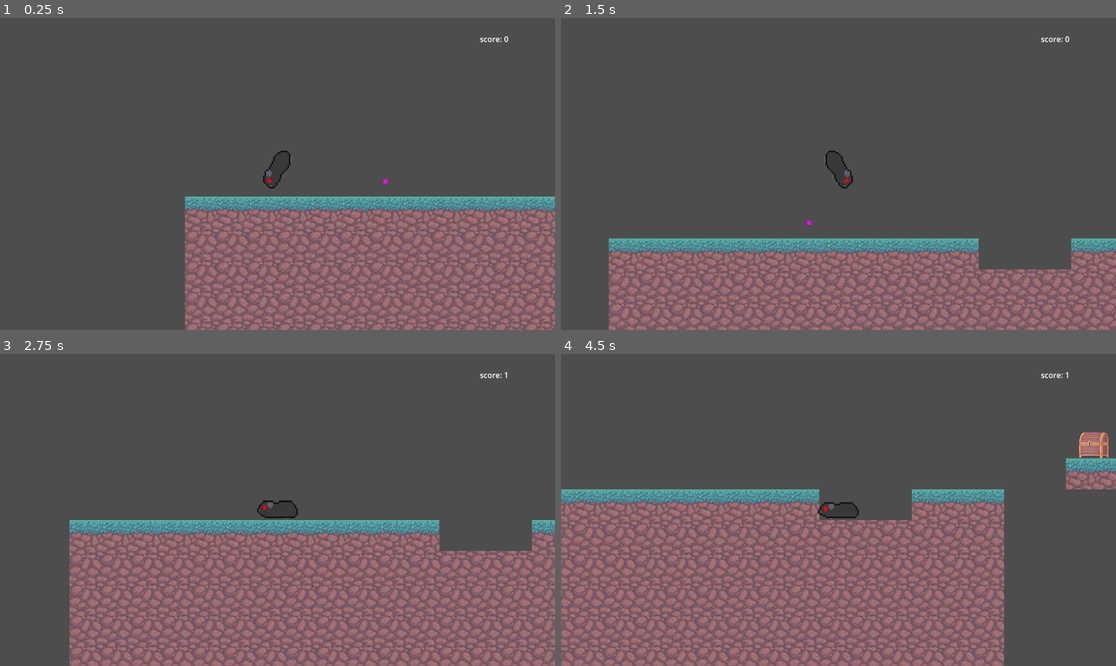
Above: before the commit, frames 1-4 (two rows, left to right).
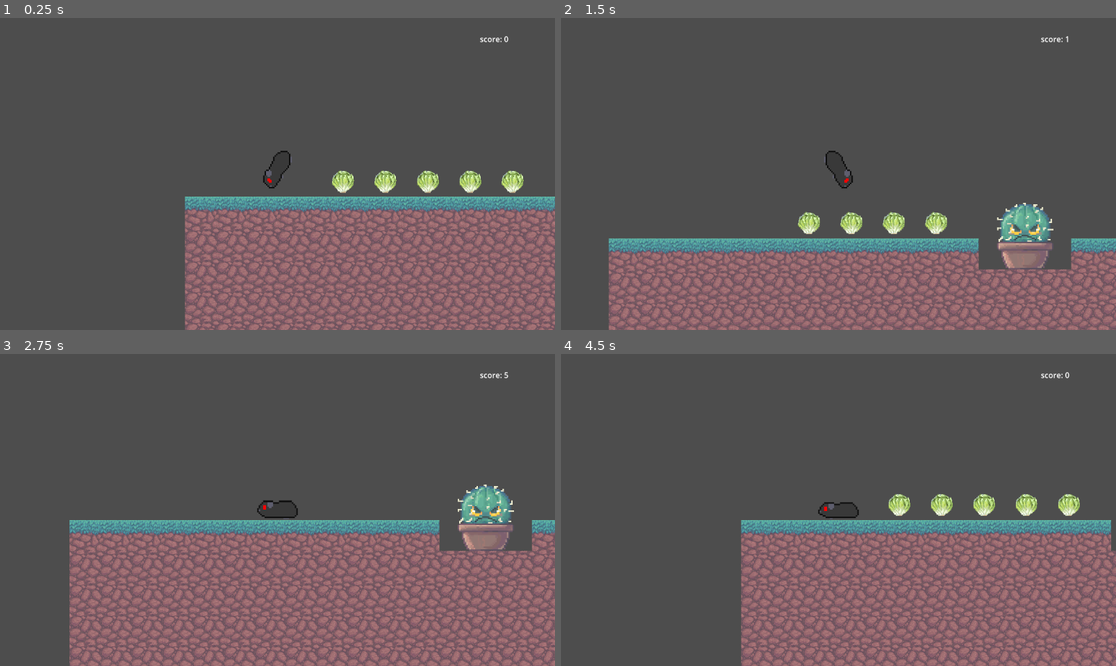
Above: after the commit, the same moments.

Repository: squidink7/RevengeOfThePeeg
Game: Godot game, scene res://scenes/game_world.tscn
Two runs of this game, one before a commit and one after it. Both use one fixed random seed, a clock stepped at 60 frames per second and the inputs below.
Inputs:
- Up to frame 1 (0.25 s): no input
- Up to frame 2 (1.5 s): hold D (move_right) from 0.53 s (still down); tap Space (jump) at 0.77 s
- Up to frame 3 (2.75 s): tap Space (jump) at 1.52 s; release D (move_right) at 2.03 s; hold A (move_left) from 2.03 s (still down)
- Up to frame 4 (4.5 s): release A (move_left) at 2.78 s; hold D (move_right) 2.78-4.28 s; tap Space (jump) at 3.02, 3.77 s; hold A (move_left) from 4.28 s (still down)

The runs differ from the first frame. In frame 1, 1.1% of the frame differs, in the area x 59-95%, y 48-57%; in frame 2, 2.5%; in frame 3, 1.7%; in frame 4, 43%, in the area x 0-100%, y 5-100%.

Commit message:
finish game

Diff:
--- a/prefabs/cabbages.tscn
+++ b/prefabs/cabbages.tscn
@@ -1,18 +1,17 @@
-[gd_scene load_steps=4 format=3 uid="uid://c7pnkkpc7lryc"]
+[gd_scene load_steps=4 format=3 uid="uid://b6ok804a2gsp0"]
 
 [ext_resource type="Script" path="res://scripts/Cabbages.gd" id="1_ouw7t"]
-
-[sub_resource type="PlaceholderTexture2D" id="PlaceholderTexture2D_b01yd"]
+[ext_resource type="Texture2D" uid="uid://3ppclmixv5e1" path="res://assets/lettuce.png" id="2_fw5ge"]
 
 [sub_resource type="CircleShape2D" id="CircleShape2D_t6ldi"]
+radius = 24.0
 
 [node name="Cabbages" type="Area2D"]
 script = ExtResource("1_ouw7t")
 
 [node name="Sprite2D" type="Sprite2D" parent="."]
-position = Vector2(2.38419e-07, 0)
-scale = Vector2(8.5, 9.5)
-texture = SubResource("PlaceholderTexture2D_b01yd")
+scale = Vector2(0.75, 0.75)
+texture = ExtResource("2_fw5ge")
 
 [node name="CollisionShape2D" type="CollisionShape2D" parent="."]
 shape = SubResource("CircleShape2D_t6ldi")
--- a/prefabs/goal.gd
+++ b/prefabs/goal.gd
@@ -1,10 +1,14 @@
 extends Area2D
+
+var opened = false
 
 func _ready():
 	$Sprite.play("default")
 
 func _on_body_entered(body: Node2D) -> void:
-	if body.name == "Player":
+	if body.name == "Player" and not opened:
+		opened = true
+
 		$Sprite.play("open")
 		%UI.win_state()
 		await get_tree().create_timer(0.5).timeout
--- a/scenes/game_world.tscn
+++ b/scenes/game_world.tscn
@@ -1,11 +1,12 @@
-[gd_scene load_steps=10 format=3 uid="uid://bcwpkhw4yug4b"]
+[gd_scene load_steps=11 format=3 uid="uid://bcwpkhw4yug4b"]
 
 [ext_resource type="Texture2D" uid="uid://c25avn5qa6fcg" path="res://assets/tile1.jpg" id="1_j6k4r"]
 [ext_resource type="Texture2D" uid="uid://dkcc44wswena6" path="res://assets/tile2.png" id="2_6dd51"]
 [ext_resource type="PackedScene" uid="uid://dwsrn8ltet4ot" path="res://prefabs/player.tscn" id="2_nhcqk"]
 [ext_resource type="PackedScene" uid="uid://caiox0bwofyup" path="res://prefabs/menu_ui.tscn" id="3_1gphe"]
-[ext_resource type="PackedScene" path="res://prefabs/cabbages.tscn" id="4_ou21w"]
+[ext_resource type="PackedScene" uid="uid://b6ok804a2gsp0" path="res://prefabs/cabbages.tscn" id="4_ou21w"]
 [ext_resource type="PackedScene" uid="uid://bloqx18bp51n8" path="res://prefabs/goal.tscn" id="6_gwarp"]
+[ext_resource type="PackedScene" path="res://prefabs/cactus.tscn" id="7_tjgd4"]
 
 [sub_resource type="TileSetAtlasSource" id="TileSetAtlasSource_bpw6g"]
 texture = ExtResource("1_j6k4r")
@@ -51,5 +52,20 @@
 [node name="Cabbages" parent="." instance=ExtResource("4_ou21w")]
 position = Vector2(224, -32)
 
+[node name="Cabbages5" parent="." instance=ExtResource("4_ou21w")]
+position = Vector2(136, -32)
+
+[node name="Cabbages2" parent="." instance=ExtResource("4_ou21w")]
+position = Vector2(312, -32)
+
+[node name="Cabbages3" parent="." instance=ExtResource("4_ou21w")]
+position = Vector2(400, -32)
+
+[node name="Cabbages4" parent="." instance=ExtResource("4_ou21w")]
+position = Vector2(488, -32)
+
 [node name="Goal" parent="." instance=ExtResource("6_gwarp")]
 position = Vector2(1152, -96)
+
+[node name="Cactus" parent="." instance=ExtResource("7_tjgd4")]
+position = Vector2(674, 2)
